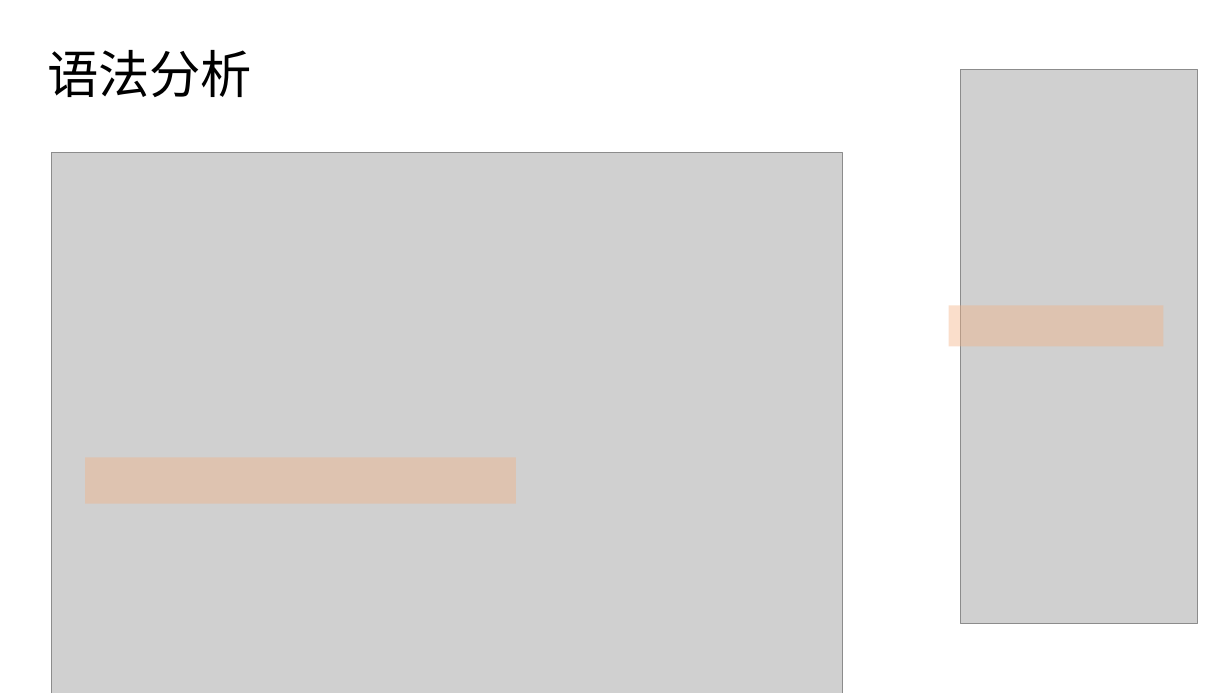
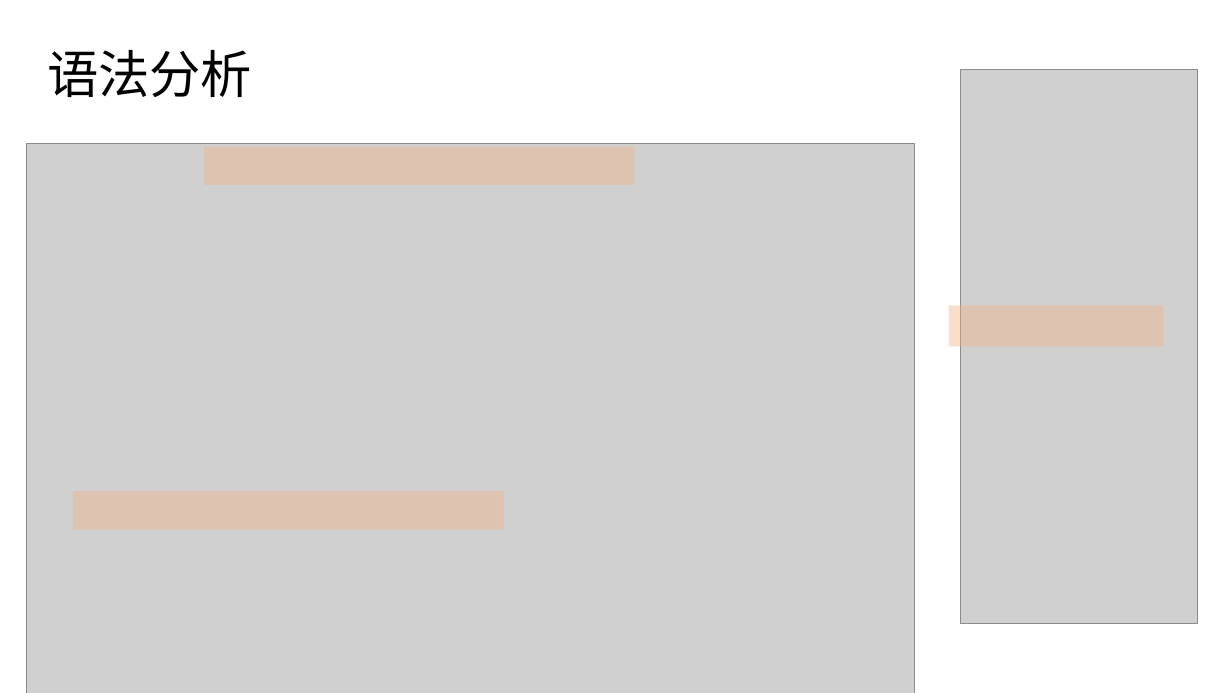
Before and after one commit to bupt-juniorTeam/OpenArkCompiler, a slide deck: slide 11 of 方舟编译器源码分析初稿.pptx (slide 13 before the commit). Drawn at 1232x693 pixels with LibreOffice and Linux fonts; fonts in the diff are those of the drawing; grey boxes stand for pictures. Boxes give left, top, right and bottom in pixels: in the first picture for what was removed or moved away, otherwise in the second. Text is boxed around its words. In the diff, an @@ line names an element or a change of style, - is before the commit and + after.

```diff
--- a/方舟编译器源码分析初稿.pptx
+++ b/方舟编译器源码分析初稿.pptx
@@ picture: place and size @@
-picture at (52, 153, 843, 693)
+picture at (27, 143, 915, 693)
@@ rectangle added at (204, 147, 635, 186), fill #F4B183 at 41% opacity @@
@@ rectangle: place and size @@
-rectangle at (85, 457, 516, 504)
+rectangle at (73, 492, 504, 531)
```
Also in this commit, not shown: 5 other slides changed, 2 slides removed.
